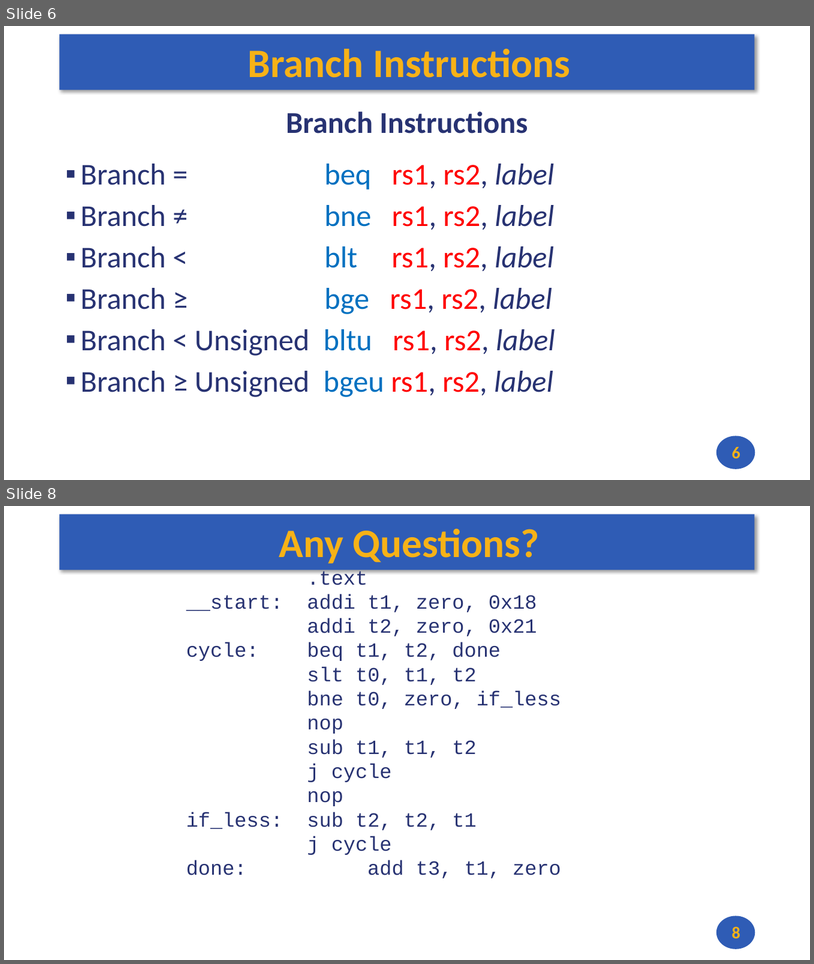
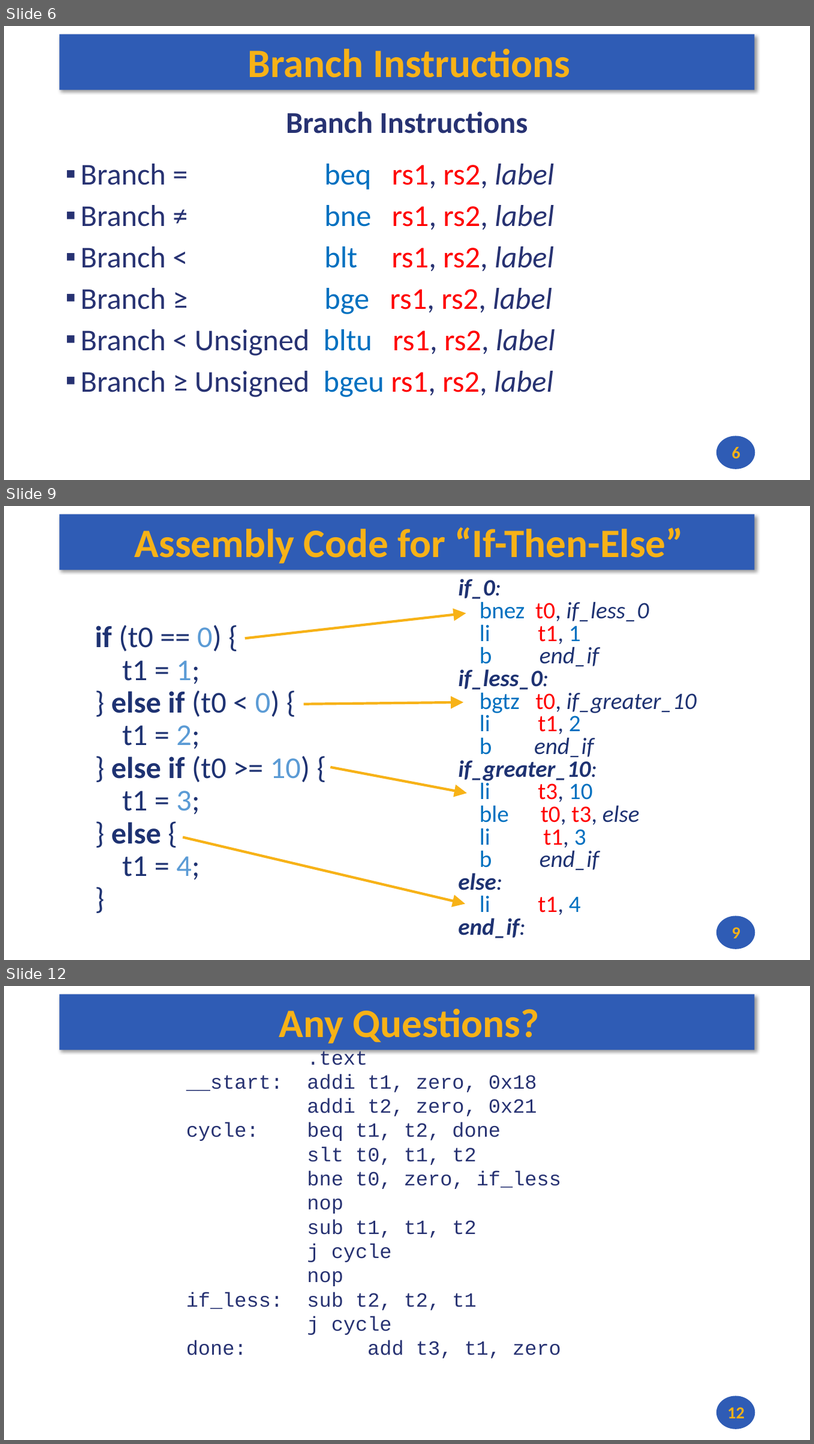
Before and after one commit to andrewt0301/hse-acos-course, a slide deck: docs/part1ca/05_MacrosBranchesArrays/CA_Lecture_05.pptx. Shown one above the other, each under a label of ours: slides 6 and 8 before the commit, slides 6, 9 and 12 after it; the slides between them are not shown. The pictures are 814x964 and 814x1444 pixels, drawn with LibreOffice and Linux fonts; fonts in the diff are those of the drawing. Boxes give left, top, right and bottom in pixels: in the first picture for what was removed or moved away, otherwise in the second. Text is boxed around its words. In the diff, an @@ line names an element or a change of style, - is before the commit and + after.

```diff
--- a/docs/part1ca/05_MacrosBranchesArrays/CA_Lecture_05.pptx
+++ b/docs/part1ca/05_MacrosBranchesArrays/CA_Lecture_05.pptx
@@ slide 9 added at [4, 506, 810, 960], background #FFFFFF; not listed: 2 template elements that a slide beside it also shows @@
@@ title added at [135, 527, 684, 564], 48 pt, text #F7B217, bold @@
+Assembly Code for “If-Then-Else”
@@ text added at [458, 579, 697, 938], 28 pt, text #1E3272, italic @@
+if_0:
+bnez t0, if_less_0
+li t1, 1
+b end_if
+if_less_0:
+bgtz t0, if_greater_10
+li t1, 2
+b end_if
+if_greater_10:
+li t3, 10
+ble t0, t3, else
+li t1, 3
+b end_if
+else:
+li t1, 4
+end_if:
@@ arrow added from (245, 639) to (466, 613), #F7B217 3 pt @@
@@ text added at [95, 625, 310, 879], 36 pt, text #1E3272 @@
+if (t0 == 0) {
+t1 = 1;
+} else if (t0 < 0) {
+t1 = 2;
+} else if (t0 >= 10) {
+t1 = 3;
+} else {
+t1 = 4;
+}
@@ arrow added from (304, 704) to (464, 702), #F7B217 3 pt @@
@@ arrow added from (330, 767) to (467, 793), #F7B217 3 pt @@
@@ arrow added from (183, 837) to (465, 903), #F7B217 3 pt @@
@@ page number added at [732, 927, 741, 938], 20 pt, text #F7B217, bold @@
+9
@@ what was slide 8 is now slide 12 @@
@@ page number at [728, 1407, 744, 1418]: text changed @@
-8
+12
```
Also in this commit, not shown: 1 slide changed, 3 other slides added, 1 other file.
